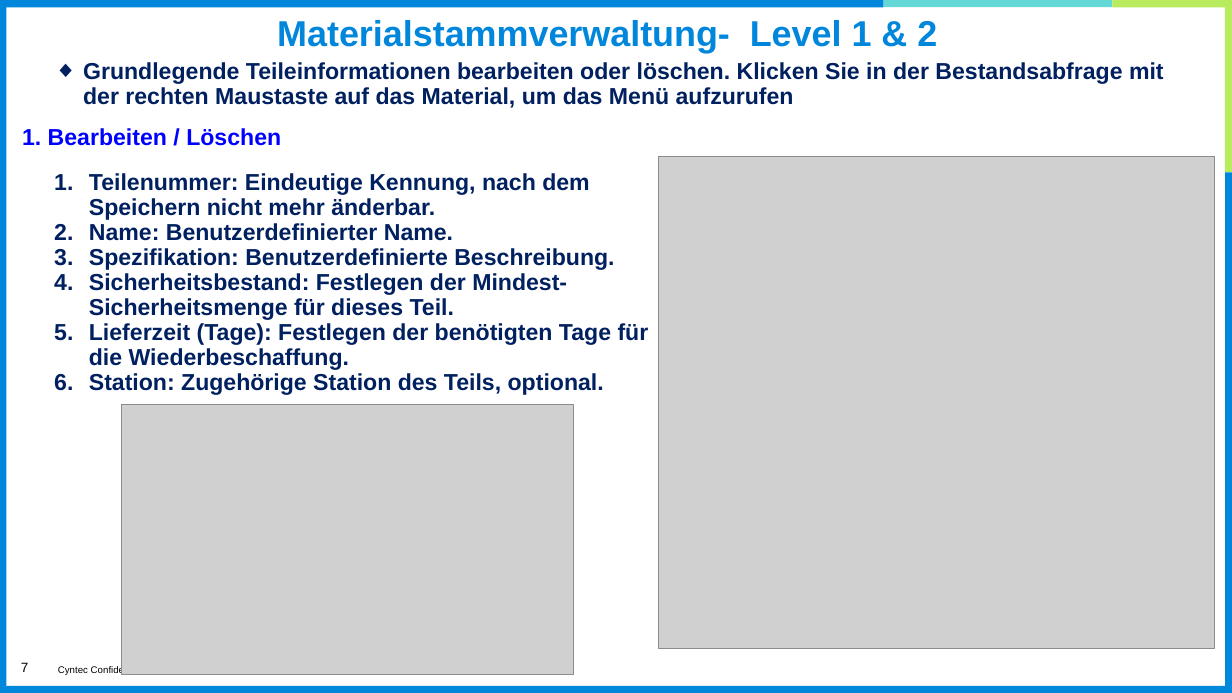
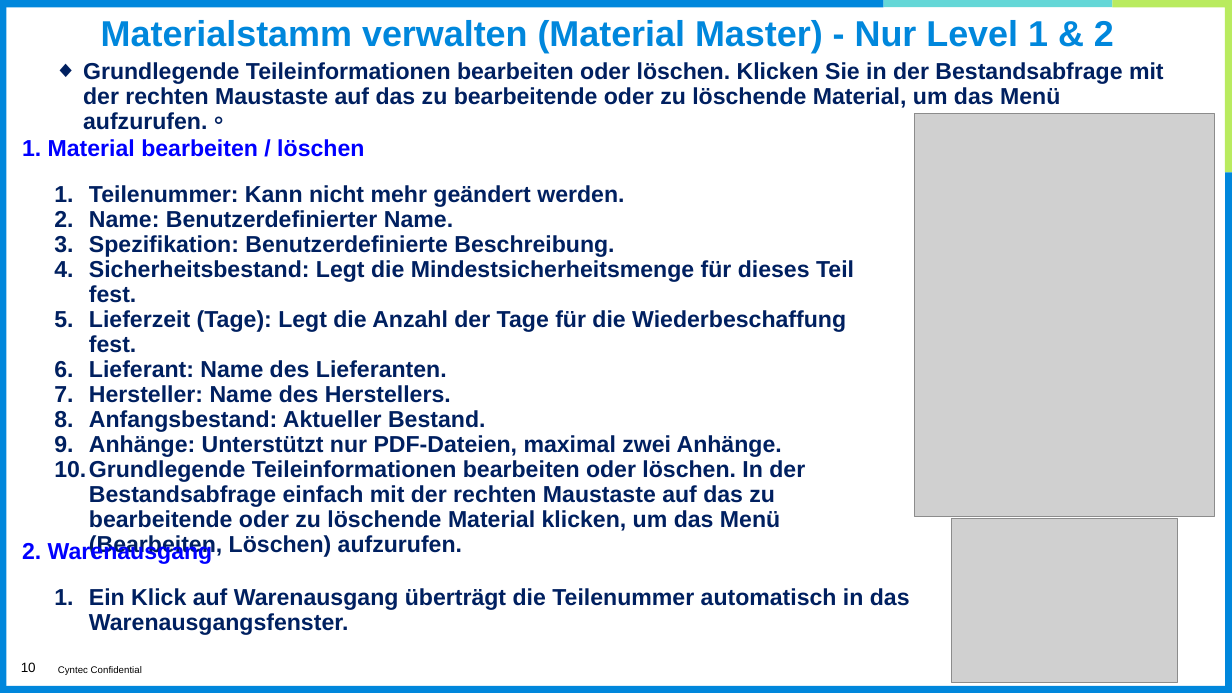
Before and after one commit to eHsuan/PartsManager, a slide deck: slide 10 of doc/Gebrauchsanweisung(Deutsch).pptx (slide 7 before the commit). Drawn at 1232x693 pixels with LibreOffice and Linux fonts; fonts in the diff are those of the drawing; grey boxes stand for pictures; background and template pictures are left out. Boxes give left, top, right and bottom in pixels: in the first picture for what was removed or moved away, otherwise in the second. Text is boxed around its words. In the diff, an @@ line names an element or a change of style, - is before the commit and + after.

```diff
--- a/doc/Gebrauchsanweisung(Deutsch).pptx
+++ b/doc/Gebrauchsanweisung(Deutsch).pptx
@@ title at <box>101,20,1114,53</box>: text changed @@
-Materialstammverwaltung- Level 1 & 2
+Materialstamm verwalten (Material Master) - Nur Level 1 & 2
@@ text at <box>83,62,1164,130</box>: text changed @@
-◆ Grundlegende Teileinformationen bearbeiten oder löschen. Klicken Sie in der Bestandsabfrage mit der rechten Maustaste auf das Material, um das Menü aufzurufen
+◆ Grundlegende Teileinformationen bearbeiten oder löschen. Klicken Sie in der Bestandsabfrage mit der rechten Maustaste auf das zu bearbeitende oder zu löschende Material, um das Menü aufzurufen.。
@@ picture added at <box>915,114,1215,517</box> @@
@@ text at <box>22,139,364,157</box>: text changed @@
-1. Bearbeiten / Löschen
+1. Material bearbeiten / löschen
@@ text "Teilenummer: Kann nicht mehr geändert ...": place and size @@
-text "Teilenummer: Kann nicht mehr geändert ..." at <box>89,173,649,395</box>
+text "Teilenummer: Kann nicht mehr geändert ..." at <box>89,185,854,531</box>
@@ picture removed at <box>659,157,1214,649</box> @@
@@ text at <box>89,185,624,207</box>: text changed @@
-1. Teilenummer: Eindeutige Kennung, nach dem Speichern nicht mehr änderbar.
+1. Teilenummer: Kann nicht mehr geändert werden.
@@ text at <box>89,260,854,531</box>: text changed @@
-4. Sicherheitsbestand: Festlegen der Mindest-Sicherheitsmenge für dieses Teil.
-5. Lieferzeit (Tage): Festlegen der benötigten Tage für die Wiederbeschaffung.
-6. Station: Zugehörige Station des Teils, optional.
+4. Sicherheitsbestand: Legt die Mindestsicherheitsmenge für dieses Teil fest.
+5. Lieferzeit (Tage): Legt die Anzahl der Tage für die Wiederbeschaffung fest.
+6. Lieferant: Name des Lieferanten.
+7. Hersteller: Name des Herstellers.
+8. Anfangsbestand: Aktueller Bestand.
+9. Anhänge: Unterstützt nur PDF-Dateien, maximal zwei Anhänge.
+10. Grundlegende Teileinformationen bearbeiten oder löschen. In der Bestandsabfrage einfach mit der rechten Maustaste auf das zu bearbeitende oder zu löschende Material klicken, um das Menü (Bearbeiten, Löschen) aufzurufen.
@@ picture removed at <box>122,405,574,674</box> @@
@@ picture added at <box>952,518,1178,682</box> @@
@@ text added at <box>22,540,213,564</box>, 18 pt, text #0000FF, bold @@
+2. Warenausgang
@@ text added at <box>89,588,910,635</box>, 18 pt, text #002060, bold @@
+1. Ein Klick auf Warenausgang überträgt die Teilenummer automatisch in das Warenausgangsfenster.
@@ page number at <box>21,662,36,672</box>: text changed @@
-7
+10
```
Also in this commit, not shown: 5 other slides changed, 3 slides added, 40 other files.
